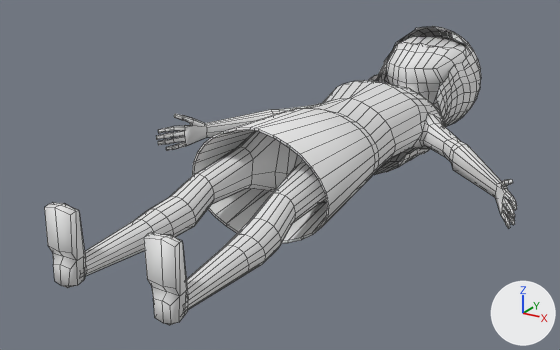
A saved change to the Blender file Assets/Models/char_loli.blend.
Rendered twice from a camera (50 mm lens) standing at (5.97, -5.75, 4.06) and looking at (-0.62, 4.84, -0.81). Lighting does not change. The marker at lower right points along +X, +Y and +Z. Mesh edges are drawn as thin lines.
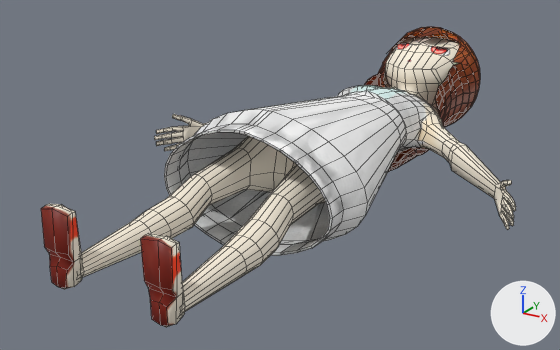
Pixel boxes [x1, y1, x2, y2] of what changed, in the pictures (560 x 350 px):
'Sphere', reshaped, moved
    before: [44, 26, 517, 325]
    after: [41, 26, 516, 327]
part 1 of me_sphere_002, built on
    before: [60, 26, 465, 315]
    after: [56, 26, 480, 316]
part 2 of me_sphere_002, surface changed (grey to white)
    before: [44, 48, 517, 325]
    after: [41, 54, 516, 327]
part 3 of me_sphere_002, recoloured
    before: [84, 28, 481, 311]
    after: [81, 34, 480, 313]

The change, as a diff of the scene's bpy script:
```diff
--- a/Assets/Models/char_loli.blend.py
+++ b/Assets/Models/char_loli.blend.py
@@ img_char_loli_png @@
+img_char_loli_png = load_image('char_loli.png', '../Textures/char_loli.png', 1024, 1024, 'sRGB')
@@ mat_char_loli_png @@
+mat_char_loli_png = principled_material('char_loli.png')
+mat_char_loli_png.texture = img_char_loli_png
@@ me_sphere_002 @@
 # used by ob_sphere; location = (0.0, 0.06, 0.32)
-me_sphere_002.from_pydata(...)  # 1751 vertices, 1700 faces; spans x -3.4..3.4, y -0.04..10.99, z -1.61..0.66
+me_sphere_002.from_pydata(...)  # 2427 vertices, 2336 faces; spans x -3.4..3.4, y -0.04..10.99, z -1.68..0.65
+# me_sphere_002 part 1: 303 vertices moved from x -1.22..1.22, y 0.13..9.76, z -1.55..0.66 to x -1.61..1.6, y 0.14..10.11, z -1.68..0.52; 676 vertices added at x -1.65..1.64, y 2.77..10.97, z -1.68..0.65
+# me_sphere_002 part 2: 953 kept faces spanning x -3.4..3.4, y -0.04..10.8, z -1.64..0.41 get new texture (UV) coordinates
+# me_sphere_002 part 3: 1632 faces spanning x -3.4..3.4, y -0.04..10.99, z -1.64..0.58 switch from no material to mat_char_loli_png (picture img_char_loli_png)
@@ ob_sphere @@
 ob_sphere = bpy.data.objects.new('Sphere', me_sphere_002)
-ob_sphere.location = (0.0, 0.06, 0.32)
+ob_sphere.location = (0.0, 0.01, 0.32)
```
